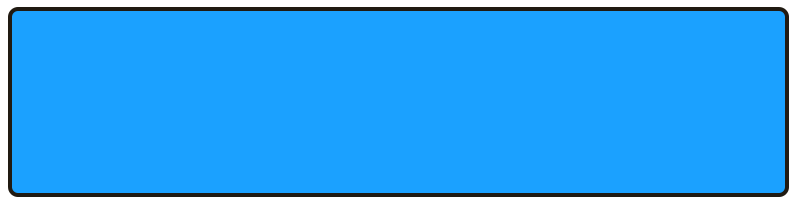
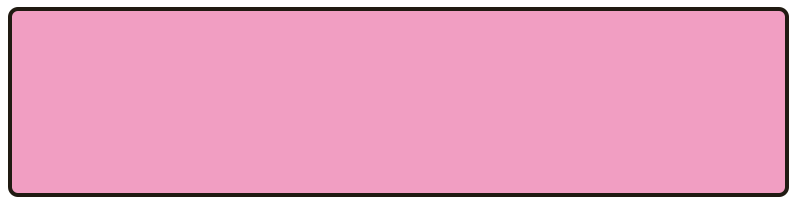
Comparing the layer stacks of the two 800px x 200px images. Changes:
painted on "Rounded Rectangle 2" over [12, 11, 785, 193]
